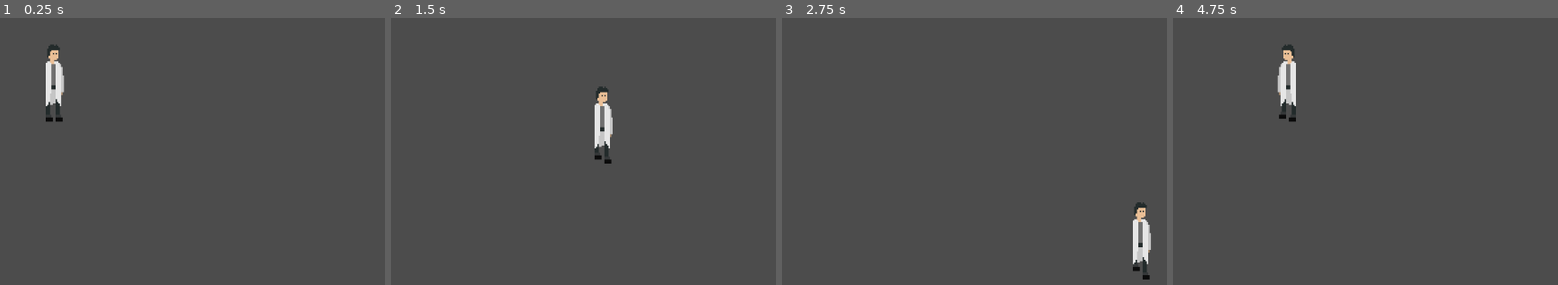
Above: before the commit, frames 1-4 (left to right).
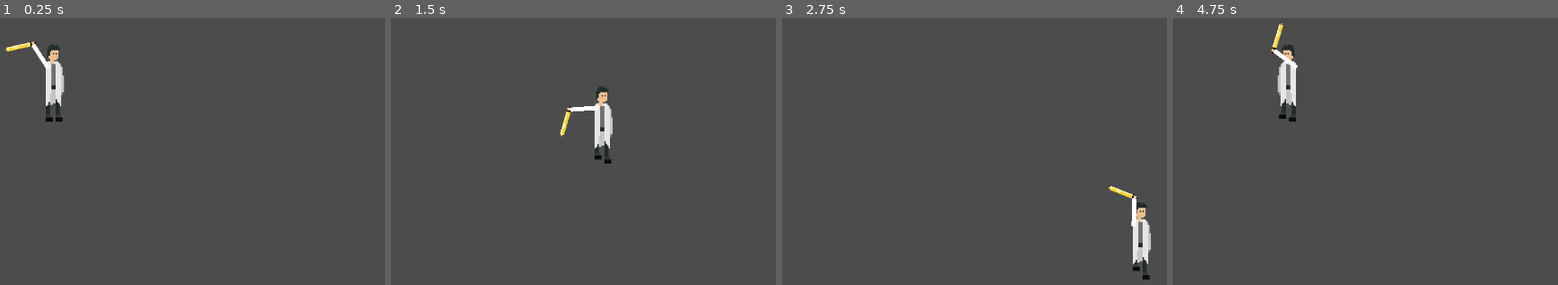
Above: after the commit, the same moments.

Repository: MarinMario/ludum-dare-46
Game: Godot game, scene res://testWorld.tscn
Two runs of this game, one before a commit and one after it. Both use one fixed random seed, a clock stepped at 60 frames per second and the inputs below. The project has no main scene, so this scene is started directly.
Inputs (mouse positions are in pixels of both pictures, inside the frame that each line leads up to):
- Up to frame 1 (0.25 s): no input
- Up to frame 2 (1.5 s): tap Enter at 0.5 s; move the mouse to (outside the picture) at 0.52 s; hold Right (ui_right) 0.53-1.28 s; move the mouse to (533, 111) at 1.27 s; hold Down (ui_down) from 1.28 s (still down)
- Up to frame 3 (2.75 s): move the mouse to (outside the picture) at 2.02 s; release Down (ui_down) at 2.03 s; hold Right (ui_right) from 2.03 s (still down)
- Up to frame 4 (4.75 s): move the mouse to (1423, 175) at 2.77 s; release Right (ui_right) at 2.78 s; hold Up (ui_up) 2.78-3.53 s; move the mouse to (outside the picture) at 3.52 s; hold Left (ui_left) from 3.53 s (still down); move the mouse to (1242, 28) at 4.27 s

The runs differ from the first frame. In frame 1, 0.3% of the frame differs, in the area x 1-13%, y 8-19%; in frame 2, 0.2%; in frame 3, 0.2%; in frame 4, 0.3%.

Commit message:
feat: sword for player

Diff:
--- a/game/player/player.gd
+++ b/game/player/player.gd
@@ -18,12 +18,12 @@
 	var motion = velocity.normalized() * speed
 	move_and_slide(motion)
 
-	$AnimatedSprite.play(anim)
+	$body/AnimatedSprite.play(anim)
 	if velocity != Vector2():
 		anim = "move"
 	else: anim = "idle"
 
 	if motion.x < 0:
-		$AnimatedSprite.scale.x = -2
+		$body.scale.x = -1
 	elif motion.x > 0:
-		$AnimatedSprite.scale.x = 2
+		$body.scale.x = 1
--- a/game/player/player.tscn
+++ b/game/player/player.tscn
@@ -6,10 +6,7 @@
 [ext_resource path="res://player/okarin_move2.png" type="Texture" id=4]
 [ext_resource path="res://player/player.gd" type="Script" id=5]
 [ext_resource path="res://player/okarin_idle.png" type="Texture" id=6]
-
-[sub_resource type="CapsuleShape2D" id=3]
-radius = 11.7462
-height = 84.3793
+[ext_resource path="res://player/playerHand.tscn" type="PackedScene" id=7]
 
 [sub_resource type="SpriteFrames" id=2]
 animations = [ {
@@ -24,14 +21,23 @@
 "speed": 20.0
 } ]
 
+[sub_resource type="CapsuleShape2D" id=3]
+radius = 11.7462
+height = 84.3793
+
 [node name="player" type="KinematicBody2D"]
 script = ExtResource( 5 )
 
-[node name="CollisionShape2D" type="CollisionShape2D" parent="."]
-shape = SubResource( 3 )
+[node name="body" type="Node2D" parent="."]
 
-[node name="AnimatedSprite" type="AnimatedSprite" parent="."]
+[node name="playerHand" parent="body" instance=ExtResource( 7 )]
+position = Vector2( -8.33799, -25.0144 )
+
+[node name="AnimatedSprite" type="AnimatedSprite" parent="body"]
 position = Vector2( -0.211288, 0 )
 scale = Vector2( 2, 2 )
 frames = SubResource( 2 )
 animation = "move"
+
+[node name="CollisionShape2D" type="CollisionShape2D" parent="."]
+shape = SubResource( 3 )
--- /dev/null
+++ b/game/player/playerHand.gd
@@ -0,0 +1,10 @@
+extends Node2D
+
+
+func _process(delta):
+	$hand.look_at(get_global_mouse_position())
+
+
+func _on_sword_body_entered(body):
+	if body.is_in_group("enemy"):
+		body.take_damage()
--- /dev/null
+++ b/game/player/playerHand.tscn
@@ -0,0 +1,31 @@
+[gd_scene load_steps=5 format=2]
+
+[ext_resource path="res://player/okarin_hand.png" type="Texture" id=1]
+[ext_resource path="res://player/playerHand.gd" type="Script" id=2]
+[ext_resource path="res://player/swprd.png" type="Texture" id=3]
+
+[sub_resource type="CircleShape2D" id=1]
+radius = 2.83412
+
+[node name="playerHand" type="Node2D"]
+z_index = 10
+z_as_relative = false
+script = ExtResource( 2 )
+
+[node name="hand" type="Sprite" parent="."]
+scale = Vector2( 2, 2 )
+texture = ExtResource( 1 )
+offset = Vector2( 9, 0 )
+
+[node name="sword" type="Area2D" parent="hand"]
+
+[node name="sword" type="Sprite" parent="hand/sword"]
+position = Vector2( 21.7151, -8.16711 )
+rotation = -1.22173
+z_index = -1
+texture = ExtResource( 3 )
+
+[node name="CollisionShape2D" type="CollisionShape2D" parent="hand/sword"]
+position = Vector2( 23.4578, -12.7407 )
+shape = SubResource( 1 )
+[connection signal="body_entered" from="hand/sword" to="." method="_on_sword_body_entered"]
Binary file added: game/player/okarin_hand.png
Not shown, added: game/player/okarin_hand.png.import
Not shown: 1 places in game/player/player.tscn that only renumber resources
Binary file added: game/player/swprd.png
Not shown, added: game/player/swprd.png.import
